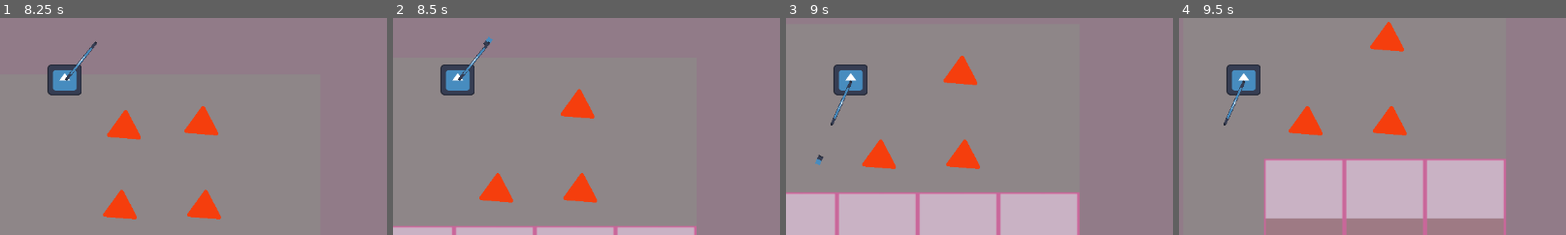
Above: before the commit, frames 1-4 (left to right).
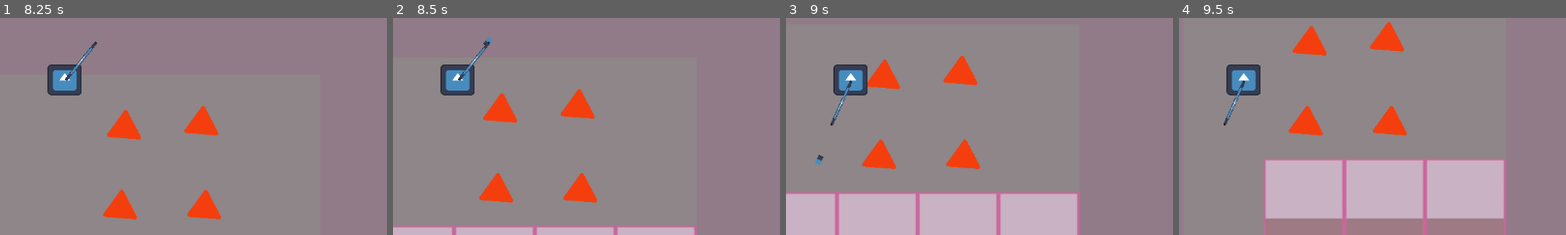
Above: after the commit, the same moments.

Repository: ParisRomane/Scientific_game_jam
Game: Godot game, scene res://scenes/entropy_battle.tscn
The game is run twice, just before and just after one commit, with the same random seed, the same clock (stepped at 60 frames per second) and the same inputs. The engine's default icon, where the game draws it, is replaced by a stand-in: a white triangle on a blue panel in a dark square.
Inputs (mouse positions are % of the whole screen's width and height, from its top left):
- Up to frame 1 (8.25 s): tap Enter at 0.5 s; move the mouse to (72, 45) at 0.52 s; press the mouse at (72, 45) at 0.53 s; hold Right (ui_right) 0.53-1.28 s; move the mouse to (30, 55) at 1.27 s; release the mouse at (30, 55) at 1.28 s; hold Down (ui_down) 1.28-2.03 s; click (30, 55) at 1.35 s; move the mouse to (60, 28) at 2.02 s; press the mouse at (60, 28) at 2.03 s; hold Right (ui_right) 2.03-2.78 s; move the mouse to (45, 70) at 2.77 s; release the mouse at (45, 70) at 2.78 s; hold Up (ui_up) 2.78-3.53 s; click (45, 70) at 2.85 s; move the mouse to (80, 65) at 3.52 s; press the mouse at (80, 65) at 3.53 s; hold Left (ui_left) 3.53-5.03 s; move the mouse to (20, 35) at 4.27 s; release the mouse at (20, 35) at 4.28 s; click (20, 35) at 4.35 s; move the mouse to (55, 50) at 5.02 s; press the mouse at (55, 50) at 5.03 s; hold Down (ui_down) 5.03-5.78 s; move the mouse to (35, 25) at 5.77 s; release the mouse at (35, 25) at 5.78 s; hold Right (ui_right) 5.78-6.53 s; click (35, 25) at 5.85 s; move the mouse to (72, 45) at 6.52 s; press the mouse at (72, 45) at 6.53 s; hold Up (ui_up) 6.53-7.28 s; move the mouse to (30, 55) at 7.27 s; release the mouse at (30, 55) at 7.28 s; hold Right (ui_right) 7.28-8.03 s; click (30, 55) at 7.35 s; move the mouse to (60, 28) at 8.02 s; press the mouse at (60, 28) at 8.03 s; hold Down (ui_down) from 8.03 s (still down)
- Up to frame 2 (8.5 s): keep holding Down (ui_down)
- Up to frame 3 (9 s): move the mouse to (45, 70) at 8.77 s; release Down (ui_down) at 8.78 s; release the mouse at (45, 70) at 8.78 s; hold Left (ui_left) from 8.78 s (still down); click (45, 70) at 8.85 s
- Up to frame 4 (9.5 s): keep holding Left (ui_left)
The pictures show only the part of the screen within x 42-91%, y 36-86%; the shares and areas given below are measured in that part.

Frame 1 is identical in both runs. In frame 2, 0.7% of the frame differs, in the area x 23-33%, y 34-49%; in frame 3, 0.7%; in frame 4, 0.7%.

Commit message:
Fixed: missing co.gd script

Diff:
--- a/scenes/entropy_battle.tscn
+++ b/scenes/entropy_battle.tscn
@@ -1,11 +1,25 @@
-[gd_scene load_steps=7 format=3 uid="uid://b2yesllwhq0wd"]
+[gd_scene load_steps=8 format=3 uid="uid://b2yesllwhq0wd"]
 
-[ext_resource type="PackedScene" uid="uid://cmxcwv4mw72wd" path="res://scenes/tile_map_pp.tscn" id="1_s4b0s"]
-[ext_resource type="PackedScene" uid="uid://b20jlg83x3tt3" path="res://scenes/player.tscn" id="1_schdy"]
-[ext_resource type="PackedScene" uid="uid://cejml0f27k48c" path="res://scenes/co.tscn" id="4_61uqm"]
-[ext_resource type="PackedScene" uid="uid://bjwbn540qeak0" path="res://scenes/cu.tscn" id="4_ri828"]
-[ext_resource type="PackedScene" uid="uid://c8a5b7bvu76y8" path="res://scenes/mg.tscn" id="5_k8agc"]
-[ext_resource type="PackedScene" uid="uid://cup1f1g7jn15t" path="res://scenes/ni.tscn" id="6_kr6sn"]
+[ext_resource type="PackedScene" path="res://scenes/tile_map_pp.tscn" id="1_s4b0s"]
+[ext_resource type="PackedScene" uid="uid://344cgnvglbkv" path="res://scenes/player.tscn" id="1_schdy"]
+[ext_resource type="PackedScene" path="res://scenes/co.tscn" id="4_61uqm"]
+[ext_resource type="PackedScene" path="res://scenes/cu.tscn" id="4_ri828"]
+[ext_resource type="PackedScene" path="res://scenes/mg.tscn" id="5_k8agc"]
+[ext_resource type="PackedScene" path="res://scenes/ni.tscn" id="6_kr6sn"]
+
+[sub_resource type="GDScript" id="GDScript_17npc"]
+script/source = "extends StaticBody2D
+
+
+# Called when the node enters the scene tree for the first time.
+func _ready():
+	pass # Replace with function body.
+
+
+# Called every frame. 'delta' is the elapsed time since the previous frame.
+func _process(delta):
+	pass
+"
 
 [node name="Node2D" type="Node2D"]
 
@@ -21,18 +35,23 @@
 
 [node name="Co" parent="." instance=ExtResource("4_61uqm")]
 position = Vector2(1381, 1393)
+script = SubResource("GDScript_17npc")
 
 [node name="Co2" parent="." instance=ExtResource("4_61uqm")]
 position = Vector2(1862, 916)
+script = SubResource("GDScript_17npc")
 
 [node name="Co3" parent="." instance=ExtResource("4_61uqm")]
 position = Vector2(1987, 916)
+script = SubResource("GDScript_17npc")
 
 [node name="Co4" parent="." instance=ExtResource("4_61uqm")]
 position = Vector2(1868, 797)
+script = SubResource("GDScript_17npc")
 
 [node name="Co5" parent="." instance=ExtResource("4_61uqm")]
 position = Vector2(1983, 791)
+script = SubResource("GDScript_17npc")
 
 [node name="Cu" parent="." instance=ExtResource("4_ri828")]
 position = Vector2(1497, 1254)
--- /dev/null
+++ b/scripts/co.gd
@@ -0,0 +1,7 @@
+extends StaticBody2D
+
+
+func _on_area_2d_body_entered(body):
+	if body.is_in_group("Player"):
+		body.upgrade(0)
+		queue_free()
Not shown: 1 places in scenes/player.tscn that only renumber resources
